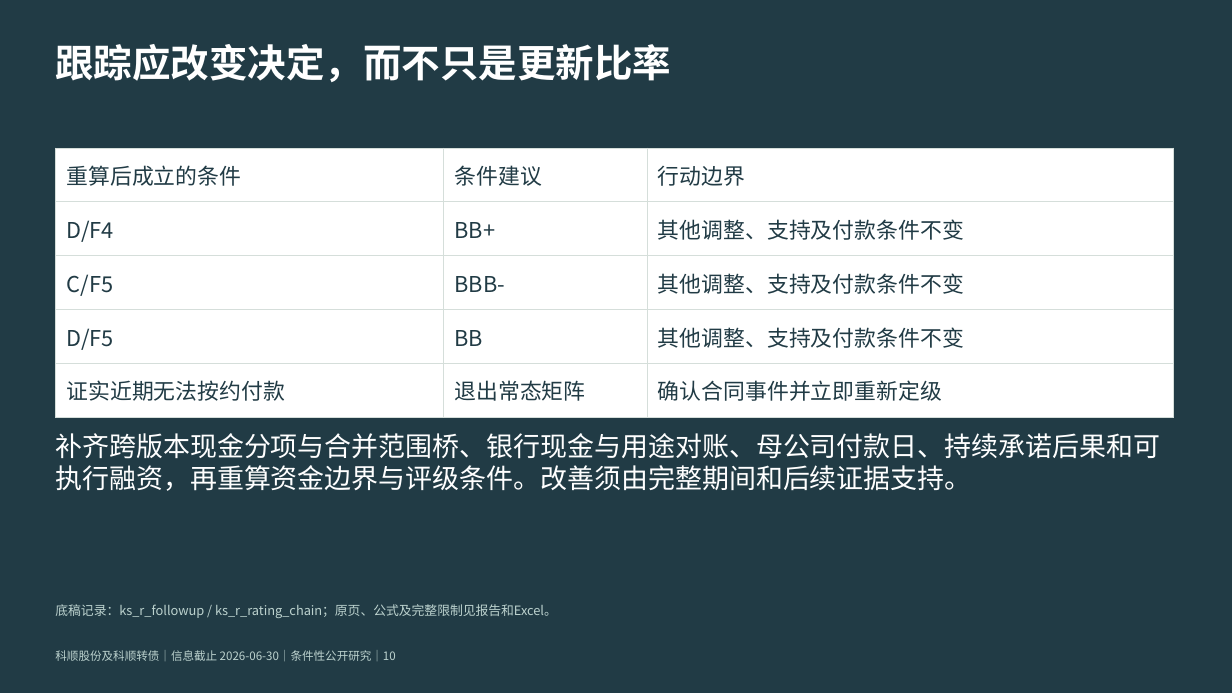
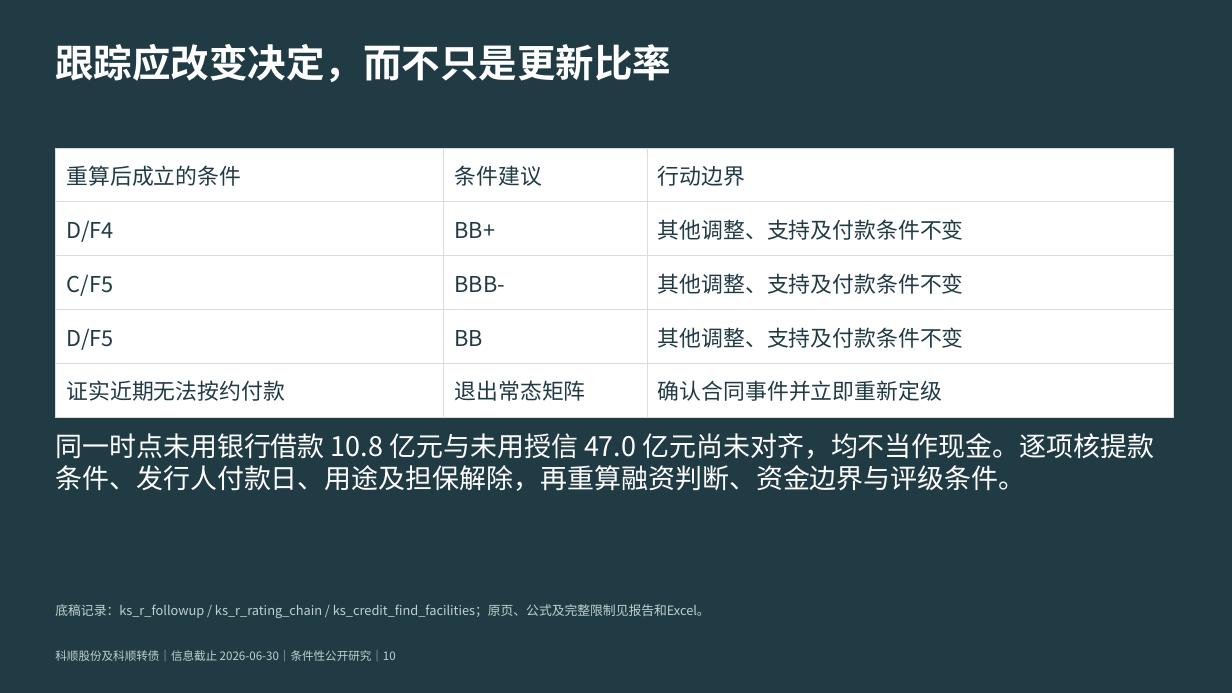
Before and after one commit to qingkongwanli0l/annual-report-analysis, a slide deck: slide 10 of examples/keshun-2025/deliverables/research-brief.pptx. Drawn at 1232x693 pixels with LibreOffice and Linux fonts; fonts in the diff are those of the drawing. Boxes give left, top, right and bottom in pixels: in the first picture for what was removed or moved away, otherwise in the second. Text is boxed around its words. In the diff, an @@ line names an element or a change of style, - is before the commit and + after.

Commit message:
Connect earnings changes and credit evidence across case deliverables

```diff
--- a/examples/keshun-2025/deliverables/research-brief.pptx
+++ b/examples/keshun-2025/deliverables/research-brief.pptx
@@ text at (55,433,1154,491): text changed @@
-补齐跨版本现金分项与合并范围桥、银行现金与用途对账、母公司付款日、持续承诺后果和可执行融资，再重算资金边界与评级条件。改善须由完整期间和后续证据支持。
+同一时点未用银行借款 10.8 亿元与未用授信 47.0 亿元尚未对齐，均不当作现金。逐项核提款条件、发行人付款日、用途及担保解除，再重算融资判断、资金边界与评级条件。
@@ text at (55,604,710,618): text changed @@
-底稿记录：ks_r_followup / ks_r_rating_chain；原页、公式及完整限制见报告和Excel。
+底稿记录：ks_r_followup / ks_r_rating_chain / ks_credit_find_facilities；原页、公式及完整限制见报告和Excel。
```
Also in this commit, not shown: 2 other slides changed, 6 other files.
